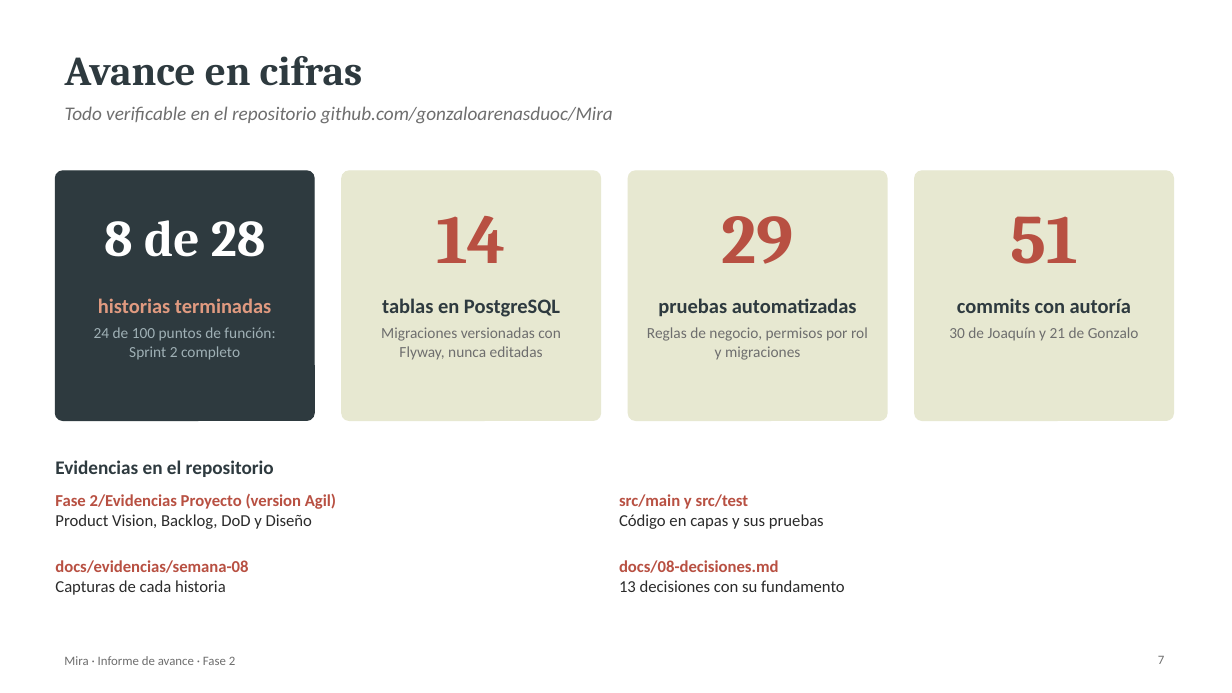
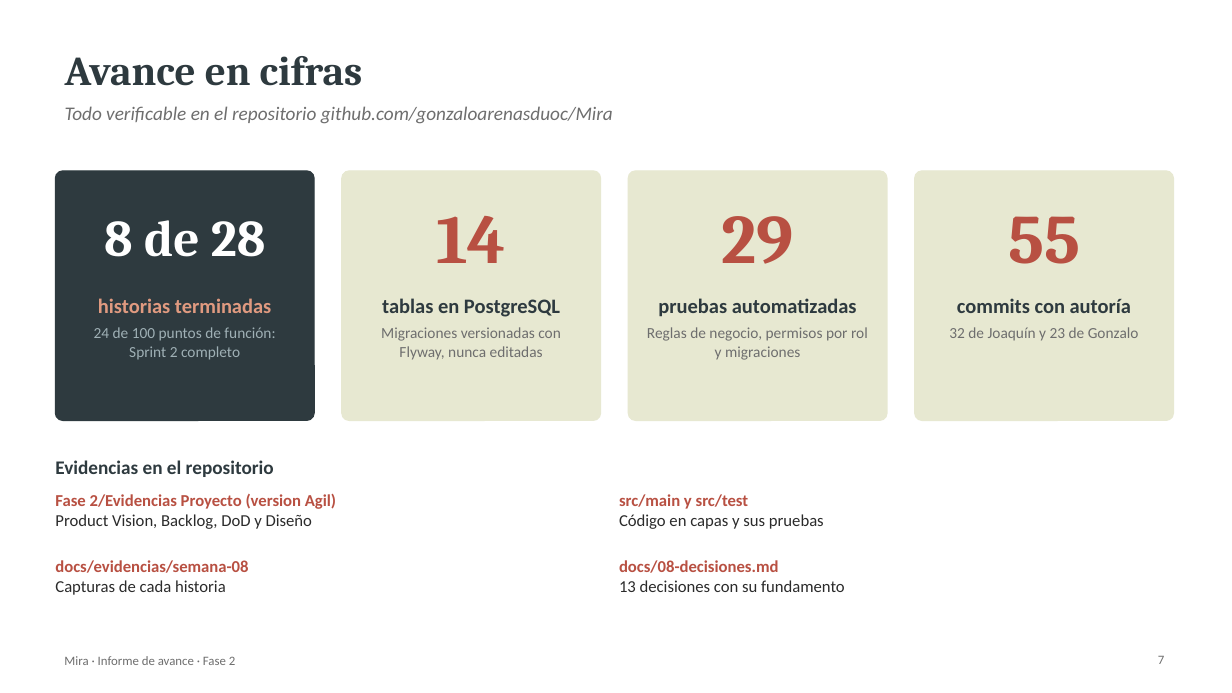
Before and after one commit to gonzaloarenasduoc/Mira, a slide deck: slide 7 of Fase 2/Evidencias Grupales/Presentacion Proyecto.pptx. Drawn at 1232x693 pixels with LibreOffice and Linux fonts; fonts in the diff are those of the drawing. Boxes give left, top, right and bottom in pixels: in the first picture for what was removed or moved away, otherwise in the second. Text is boxed around its words. In the diff, an @@ line names an element or a change of style, - is before the commit and + after.

```diff
--- a/Fase 2/Evidencias Grupales/Presentacion Proyecto.pptx
+++ b/Fase 2/Evidencias Grupales/Presentacion Proyecto.pptx
@@ text at box(1008, 216, 1080, 264): text changed @@
-51
+55
@@ text at box(949, 327, 1139, 341): text changed @@
-30 de Joaquín y 21 de Gonzalo
+32 de Joaquín y 23 de Gonzalo
```
Also in this commit, not shown: 1 other slide changed, 1 other file.
